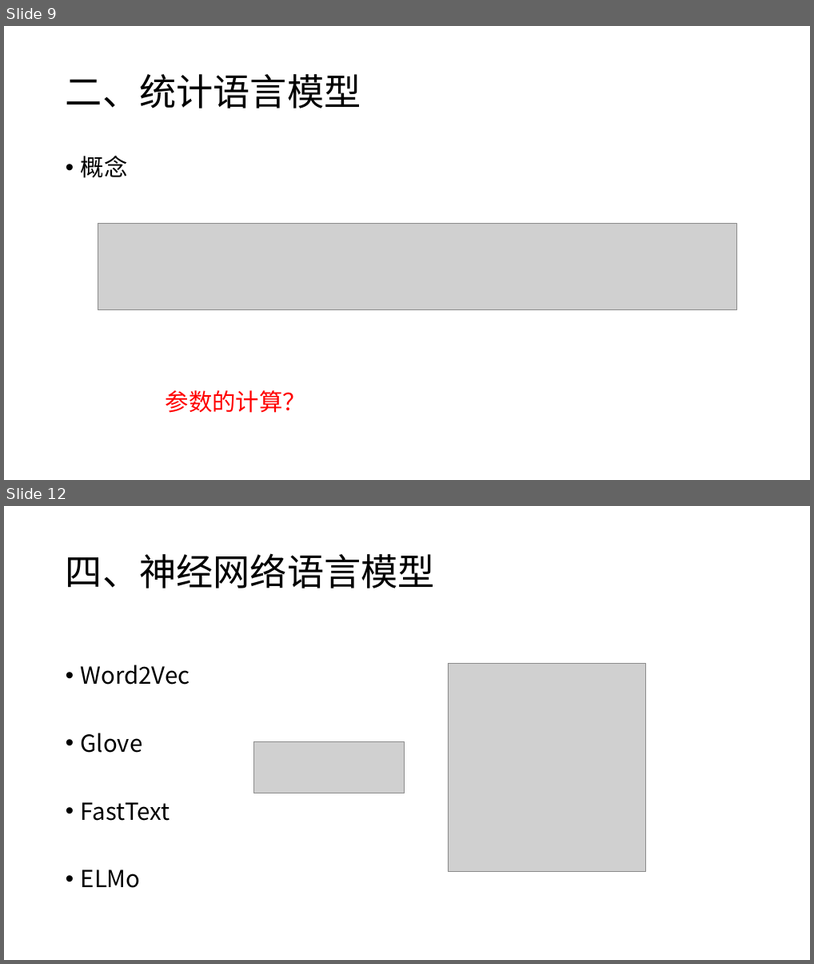
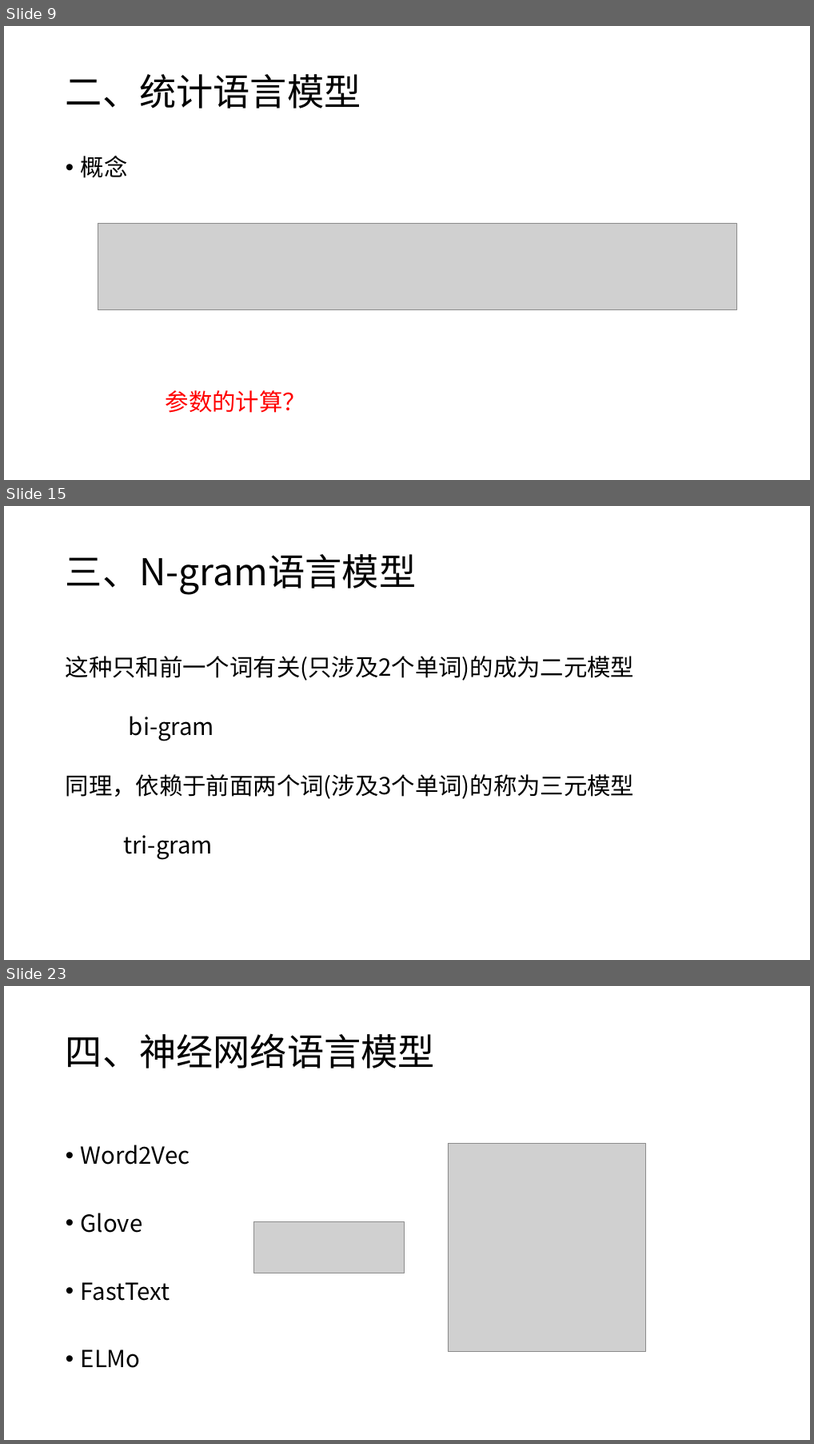
Before and after one commit to charlesXu86/Chatbot_CN, a slide deck: Chatbot_Doc/课程/NLP-4-语言模型.pptx. Shown one above the other, each under a label of ours: slides 9 and 12 before the commit, slides 9, 15 and 23 after it; the slides between them are not shown. The pictures are 814x964 and 814x1444 pixels, drawn with LibreOffice and Linux fonts; fonts in the diff are those of the drawing; grey boxes stand for pictures. Boxes give left, top, right and bottom in pixels: in the first picture for what was removed or moved away, otherwise in the second. Text is boxed around its words. In the diff, an @@ line names an element or a change of style, - is before the commit and + after.

Commit message:
语言模型

```diff
--- a/Chatbot_Doc/课程/NLP-4-语言模型.pptx
+++ b/Chatbot_Doc/课程/NLP-4-语言模型.pptx
@@ slide 15 added at [4, 506, 810, 960], background #FFFFFF @@
@@ title added at [66, 554, 416, 595], 44 pt, text #000000 @@
+三、N-gram语言模型
@@ text added at [66, 656, 634, 860], 28 pt, text #000000 @@
+这种只和前一个词有关(只涉及2个单词)的成为二元模型
+bi-gram
+同理，依赖于前面两个词(涉及3个单词)的称为三元模型
+tri-gram
@@ what was slide 12 is now slide 23 @@
```
Also in this commit, not shown: 1 slide changed, 10 other slides added.
